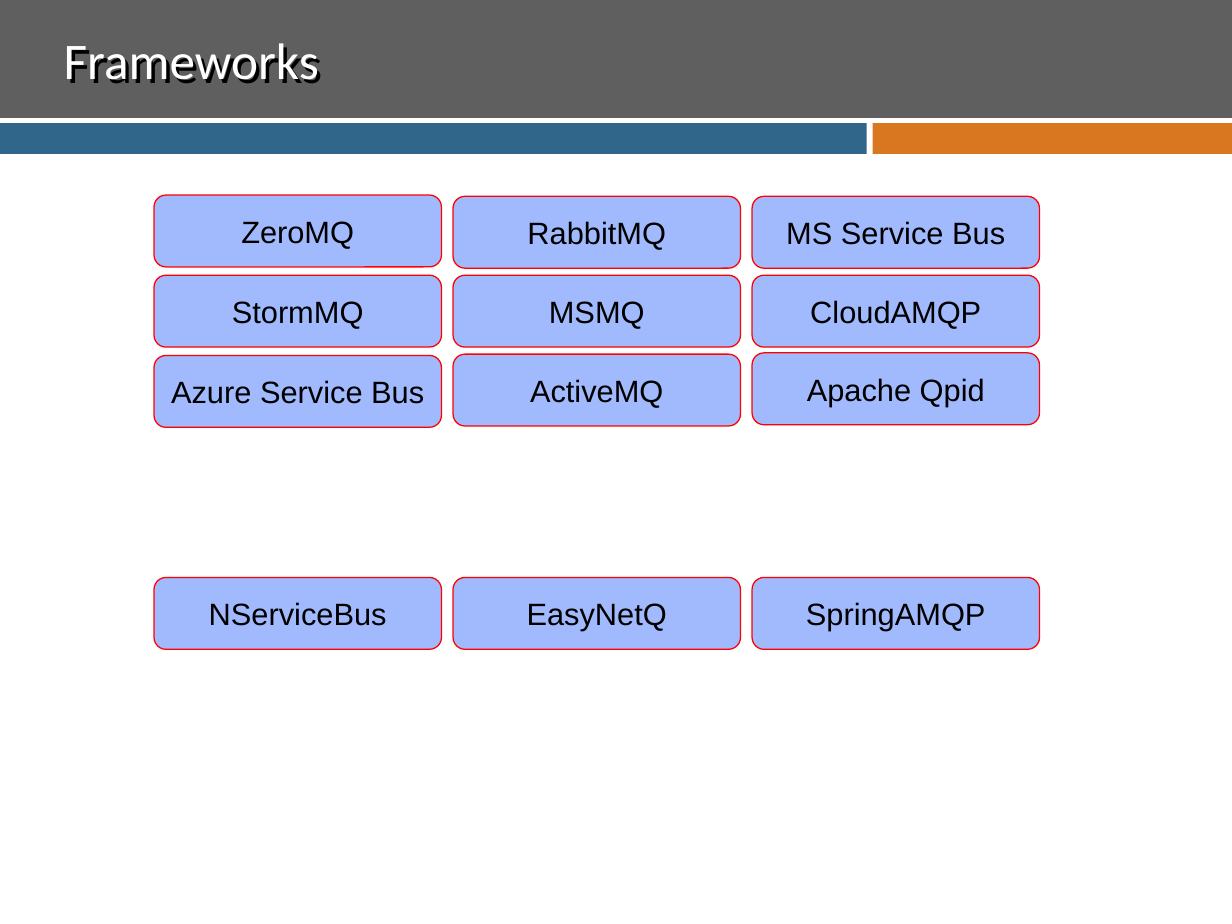
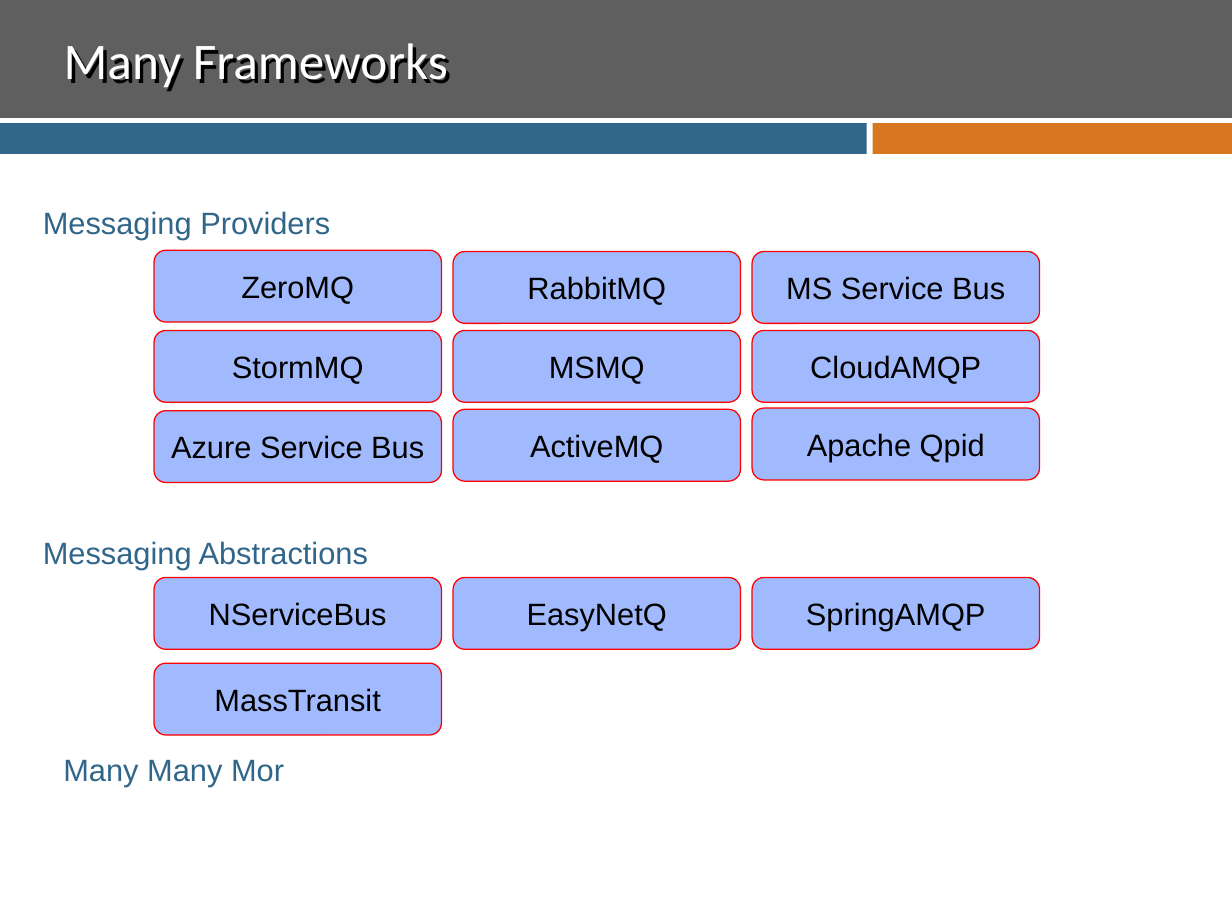
Before and after one commit to ssuing8825/MessagingDemo, a slide deck: slide 11 of Presentation.pptx (slide 12 before the commit). Drawn at 1232x924 pixels with LibreOffice and Linux fonts; fonts in the diff are those of the drawing; background and template pictures are left out. Boxes give left, top, right and bottom in pixels: in the first picture for what was removed or moved away, otherwise in the second. Text is boxed around its words. In the diff, an @@ line names an element or a change of style, - is before the commit and + after.

Commit message:
Updates

```diff
--- a/Presentation.pptx
+++ b/Presentation.pptx
@@ title at (x1=64, y1=43, x2=448, y2=91): text changed @@
-Frameworks
+Many Frameworks
@@ text added at (x1=43, y1=211, x2=330, y2=239), 18 pt, text #31668B @@
+Messaging Providers
@@ 9 rounded rectangles moved together from (x1=154, y1=195, x2=1039, y2=428) to (x1=154, y1=250, x2=1039, y2=482) @@
@@ text added at (x1=43, y1=541, x2=368, y2=570), 18 pt, text #31668B @@
+Messaging Abstractions
@@ rounded rectangle added at (x1=154, y1=663, x2=441, y2=734), fill #A1B9FD, outline #FF0000 0.75 pt, 18 pt, text #000000 @@
+MassTransit
@@ text added at (x1=63, y1=760, x2=284, y2=786), 18 pt, text #31668B @@
+Many Many Mor
```
Also in this commit, not shown: 7 other slides changed, 3 slides added, 1 slide removed.
